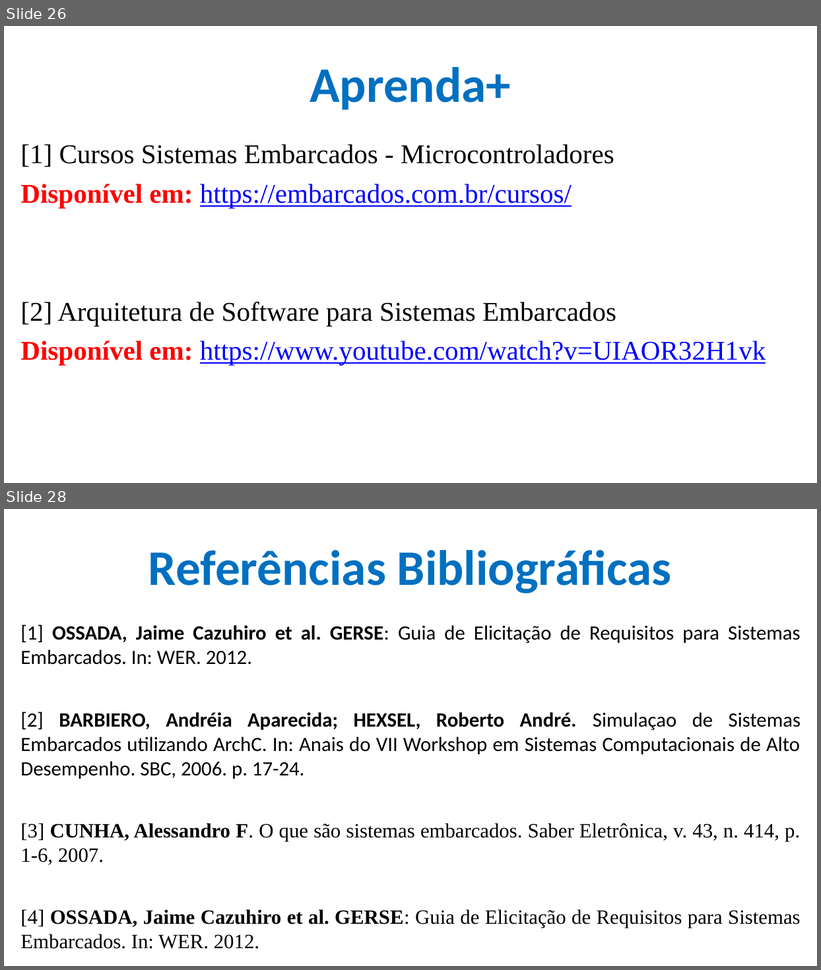
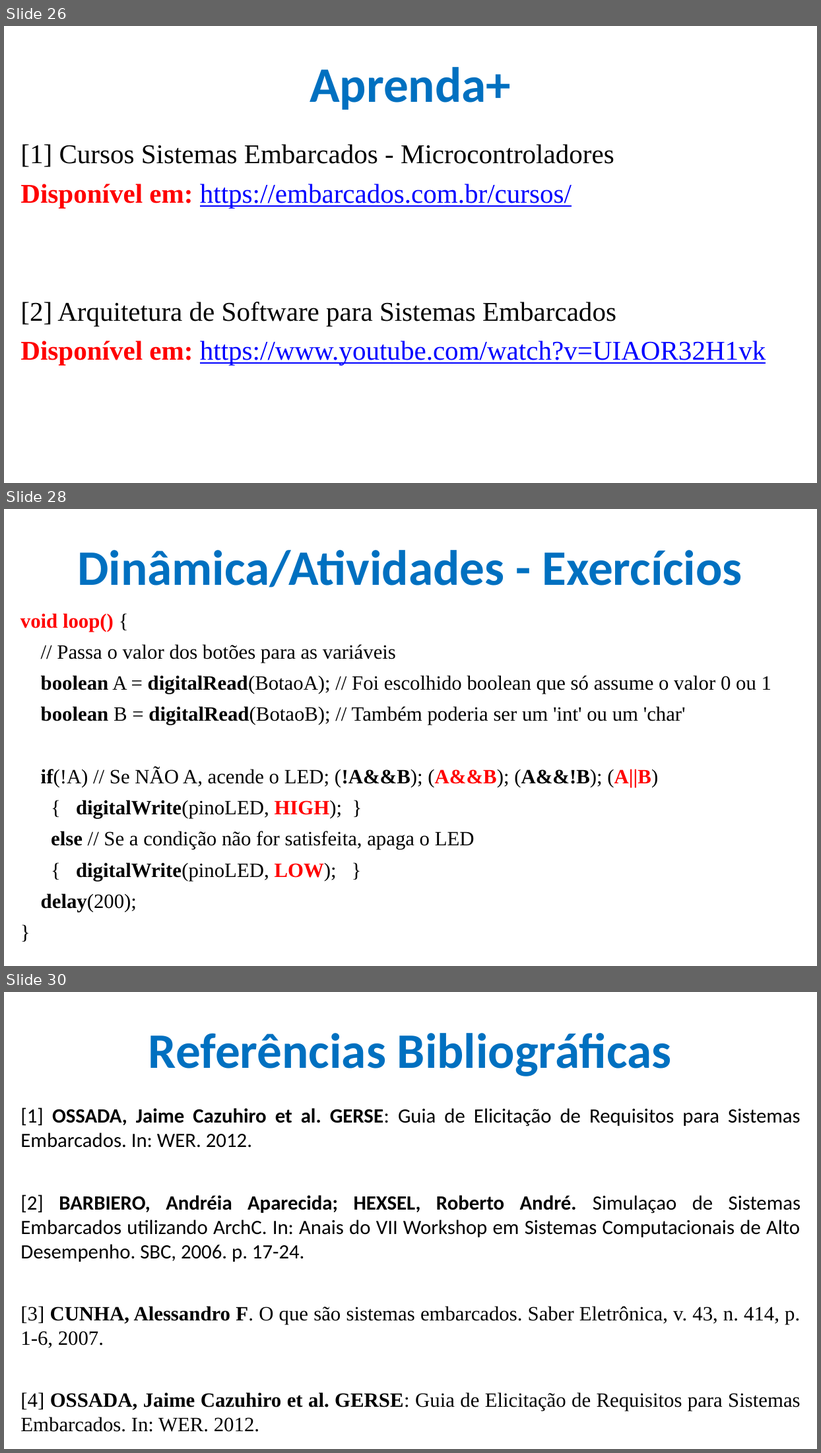
Before and after one commit to CloudEducationBrazil/WydenArea1ProgramacaoMicrocontroladores, a slide deck: 01 Classes/Aula 05 - Programação Microcontroladores - Periféricos Integrados - Portas e Conversores.pptx. Shown one above the other, each under a label of ours: slides 26 and 28 before the commit, slides 26, 28 and 30 after it; the slides between them are not shown. The pictures are 821x970 and 821x1453 pixels, drawn with LibreOffice and Linux fonts; fonts in the diff are those of the drawing; background and template pictures are left out. Boxes give left, top, right and bottom in pixels: in the first picture for what was removed or moved away, otherwise in the second. Text is boxed around its words. In the diff, an @@ line names an element or a change of style, - is before the commit and + after.

```diff
--- a/01 Classes/Aula 05 - Programação Microcontroladores - Periféricos Integrados - Portas e Conversores.pptx
+++ b/01 Classes/Aula 05 - Programação Microcontroladores - Periféricos Integrados - Portas e Conversores.pptx
@@ slide 28 added at (4,509,817,966), background picture (left out) @@
@@ title added at (77,550,743,588), 44 pt, text #0070C0, bold @@
+Dinâmica/Atividades - Exercícios
@@ text added at (20,613,772,912), 18 pt, text #000000 @@
+void loop() {
+// Passa o valor dos botões para as variáveis
+boolean A = digitalRead(BotaoA); // Foi escolhido boolean que só assume o valor 0 ou 1
+boolean B = digitalRead(BotaoB); // Também poderia ser um 'int' ou um 'char'
+if(!A) // Se NÃO A, acende o LED; (!A&&B); (A&&B); (A&&!B); (A||B)
+{ digitalWrite(pinoLED, HIGH); }
+else // Se a condição não for satisfeita, apaga o LED
+{ digitalWrite(pinoLED, LOW); }
+delay(200);
+}
@@ what was slide 28 is now slide 30 @@
```
Also in this commit, not shown: 1 slide changed, 1 other slide added.
